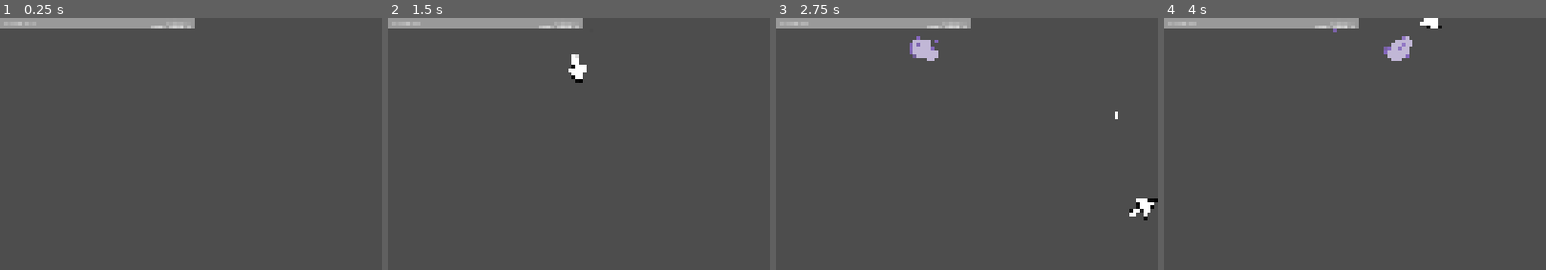
Above: before the commit, frames 1-4 (left to right).
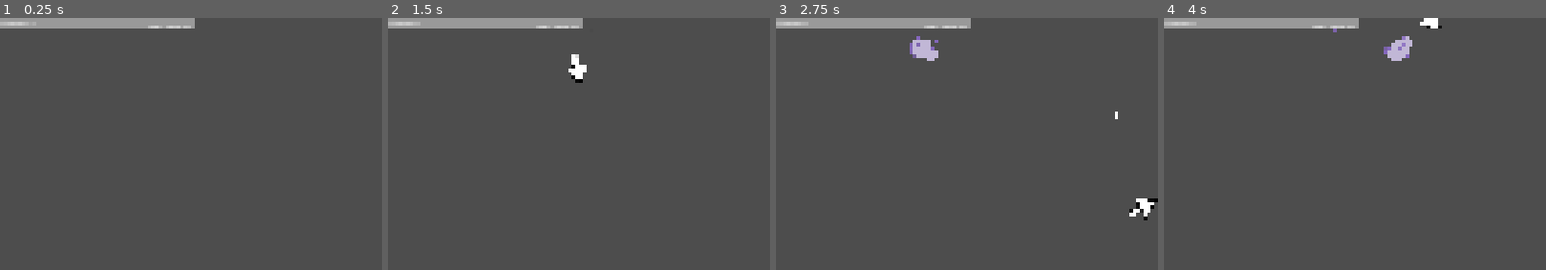
Above: after the commit, the same moments.

Repository: HaroldHuynh/2026GameJam
Game: Godot game, scene res://player/player_test_level.tscn
Two runs of this game, one before a commit and one after it. Both use one fixed random seed, a clock stepped at 60 frames per second and the inputs below.
Inputs (mouse positions are % of the whole screen's width and height, from its top left):
- Up to frame 1 (0.25 s): no input
- Up to frame 2 (1.5 s): tap Enter at 0.5 s; move the mouse to (72, 45) at 0.52 s; hold D (right) 0.53-1.28 s; hold Enter 0.53-1.28 s; tap Space (attack) at 1.25, 1.35 s; move the mouse to (30, 55) at 1.27 s; hold S (down) from 1.28 s (still down)
- Up to frame 3 (2.75 s): tap Enter at 1.55 s; move the mouse to (60, 28) at 2.02 s; release S (down) at 2.03 s; hold D (right) from 2.03 s (still down); hold Enter from 2.03 s (still down)
- Up to frame 4 (4 s): move the mouse to (45, 70) at 2.77 s; release D (right) at 2.78 s; release Enter at 2.78 s; hold W (up) 2.78-3.53 s; tap Enter at 2.85 s; move the mouse to (80, 65) at 3.52 s; hold A (left) from 3.53 s (still down); hold Enter from 3.53 s (still down); tap Space (attack) at 3.6 s
The pictures show only the part of the screen within x 0-50%, y 0-50%; the shares and areas given below are measured in that part.

The runs differ from the first frame. In frame 1, 0.1% of the frame differs, in the area x 0-49%, y 1-5%; in frame 2, 0.1%; in frame 3, 0.1%; in frame 4, 0.1%.

Commit message:
adjust hud and level up window position

Diff:
--- a/player/hud.tscn
+++ b/player/hud.tscn
@@ -17,15 +17,14 @@
 text = "Memory: 0%"
 
 [node name="EXPLabel" type="Label" parent="." unique_id=559406617]
-offset_left = 602.0
-offset_top = 21.0
-offset_right = 762.0
-offset_bottom = 44.0
+offset_left = 588.0
+offset_top = 22.0
+offset_right = 748.0
+offset_bottom = 45.0
 text = "Update Progress: 0%"
 
 [node name="LevelLabel" type="Label" parent="." unique_id=1242894387]
-offset_left = 652.0
-offset_top = 3.0
-offset_right = 759.0
-offset_bottom = 26.0
+offset_top = 4.0
+offset_right = 745.0
+offset_bottom = 27.0
 text = "Windows 1.00"
--- a/player/level_up_window.tscn
+++ b/player/level_up_window.tscn
@@ -4,6 +4,15 @@
 
 [sub_resource type="StyleBoxTexture" id="StyleBoxTexture_rkikn"]
 texture = ExtResource("1_tmwq4")
+
+[sub_resource type="StyleBoxFlat" id="StyleBoxFlat_tmwq4"]
+bg_color = Color(3.513545e-06, 0.59145397, 0.2258294, 1)
+
+[sub_resource type="StyleBoxFlat" id="StyleBoxFlat_cuqqv"]
+bg_color = Color(0, 0.5921569, 0.22745098, 1)
+
+[sub_resource type="StyleBoxFlat" id="StyleBoxFlat_fkhwn"]
+bg_color = Color(0, 0.5921569, 0.22745098, 1)
 
 [node name="LevelUpWindow" type="CanvasLayer" unique_id=251276580]
 
@@ -38,6 +47,7 @@
 offset_bottom = 1140.6666
 scale = Vector2(0.8, 0.8)
 theme_override_font_sizes/font_size = 68
+theme_override_styles/normal = SubResource("StyleBoxFlat_tmwq4")
 text = "Upgrade Antivirus"
 
 [node name="Button4" type="Button" parent="." unique_id=1636556336]
@@ -47,6 +57,7 @@
 offset_bottom = 1140.6666
 scale = Vector2(0.8, 0.8)
 theme_override_font_sizes/font_size = 80
+theme_override_styles/normal = SubResource("StyleBoxFlat_cuqqv")
 text = "More RAM"
 
 [node name="Button5" type="Button" parent="." unique_id=869142538]
@@ -56,6 +67,7 @@
 offset_bottom = 1139.6666
 scale = Vector2(0.8, 0.8)
 theme_override_font_sizes/font_size = 80
+theme_override_styles/normal = SubResource("StyleBoxFlat_fkhwn")
 text = "Faster CPU"
 
 [node name="Label2" type="Label" parent="." unique_id=357034069]
--- a/player/player_test_level.gd
+++ b/player/player_test_level.gd
@@ -31,7 +31,7 @@
 	$BulletManager.damage = damage
 	$player.reset()
 	$Hud/HPLabel.text = "Memory: " + str(int((hp / maxHP) * 100)) + "%"
-	$Hud/EXPLabel.text = "Update Progress: " + str(exp)
+	$Hud/EXPLabel.text = "Update Progress: " + str(exp) + "%"
 	$Hud/LevelLabel.text = "Windows 1." + str(level)
 	$GameOver.hide()
 	$LevelUpWindow.hide()
@@ -51,7 +51,7 @@
 
 func updateExp():
 	exp += 10
-	$Hud/EXPLabel.text = "Update Progress: " + str(exp)
+	$Hud/EXPLabel.text = "Update Progress: " + str(exp) + "%"
 	if exp >= 100:
 		levelUp()
 
--- a/player/player_test_level.tscn
+++ b/player/player_test_level.tscn
@@ -23,6 +23,8 @@
 visible = false
 
 [node name="LevelUpWindow" parent="." unique_id=251276580 instance=ExtResource("7_vk0qw")]
+offset = Vector2(-80, 0)
+transform = Transform2D(1, 0, 0, 1, -80, 0)
 
 [connection signal="shoot" from="player" to="BulletManager" method="_on_player_shoot"]
 [connection signal="hit_p" from="EnemySpawner" to="." method="_on_enemy_spawner_hit_p"]
